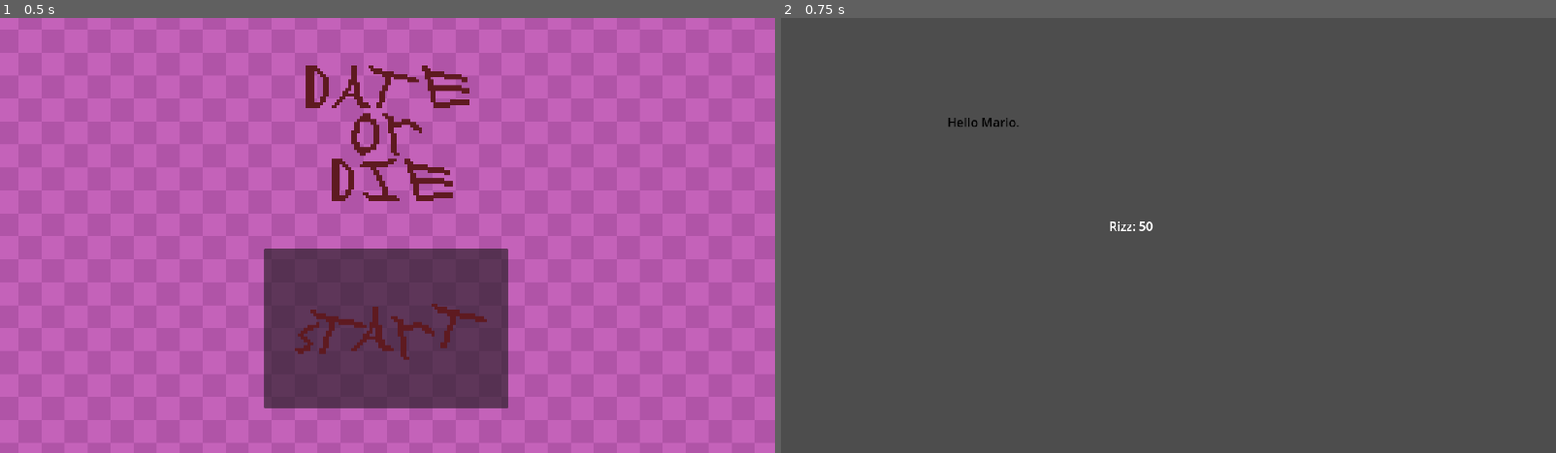
Above: before the commit, frames 1-2 (left to right).
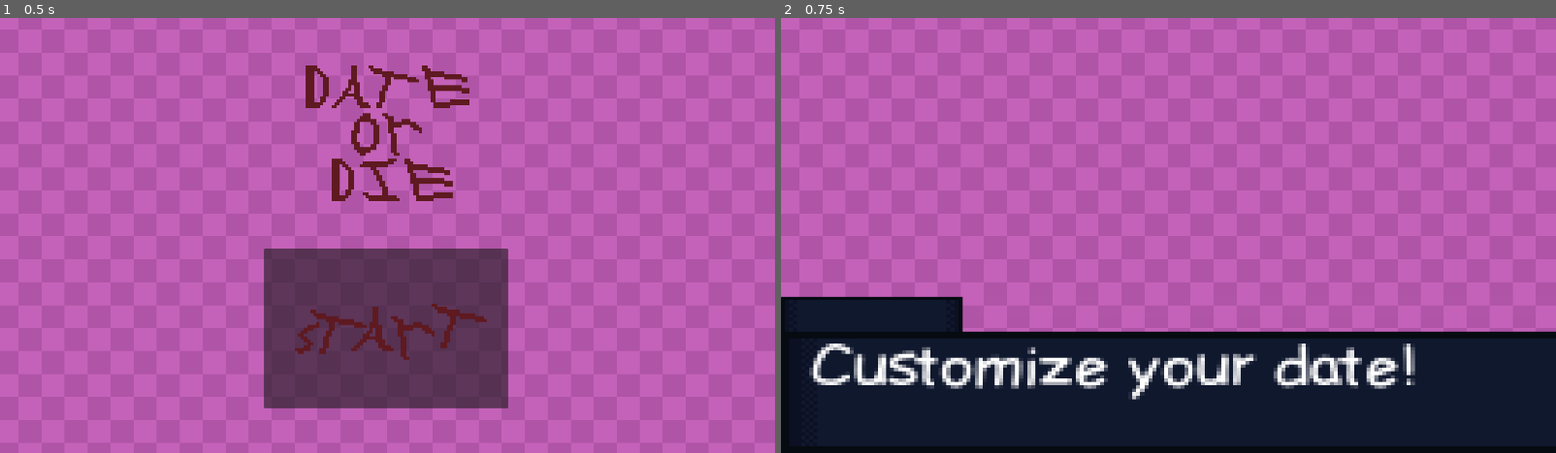
Above: after the commit, the same moments.

Repository: rose-thunder/gamejam
Game: Godot game, scene res://MainMenu.tscn
Same seed, same stepped clock (60 frames per second), same inputs: the game is played once before the commit and once after it.
Inputs (mouse positions are in pixels of both pictures, inside the frame that each line leads up to):
- Up to frame 1 (0.5 s): no input
- Up to frame 2 (0.75 s): click (1168, 326) at 0.5 s

Frame 1 is identical in both runs. In frame 2, 100% of the frame differs, in the area x 0-100%, y 0-100%.

Commit message:
added checkerboard pt 3, working on customization UI

Diff:
--- a/game jam/button.gd
+++ b/game jam/button.gd
@@ -13,5 +13,5 @@
 
 
 func _on_pressed() -> void:
-	get_tree().change_scene_to_file("res://scenes/typing.tscn")
+	get_tree().change_scene_to_file("res://characterCustomization.tscn")
 	pass # Replace with function body.
--- /dev/null
+++ b/game jam/characterCustomization.tscn
@@ -0,0 +1,26 @@
+[gd_scene load_steps=4 format=3 uid="uid://domreoxq45pp6"]
+
+[ext_resource type="Texture2D" uid="uid://b1uwps3hhchsm" path="res://assets/checkerboard2.png" id="1_dbu5o"]
+[ext_resource type="Texture2D" uid="uid://djof07jhc2vq1" path="res://assets/text box.png" id="2_l0wk0"]
+[ext_resource type="FontFile" uid="uid://30oag2tv4q1w" path="res://assets/ldfcomicsans-font/Ldfcomicsans-jj7l.ttf" id="3_nwldk"]
+
+[node name="Node2D" type="Node2D"]
+
+[node name="Background" type="Sprite2D" parent="."]
+position = Vector2(958, 542)
+scale = Vector2(1.5, 1.5)
+texture = ExtResource("1_dbu5o")
+
+[node name="textBox" type="Sprite2D" parent="."]
+position = Vector2(1200, 886)
+scale = Vector2(10, 8.64444)
+texture = ExtResource("2_l0wk0")
+
+[node name="Label" type="Label" parent="textBox"]
+offset_left = -112.4
+offset_top = -12.1
+offset_right = -72.4
+offset_bottom = 10.9
+theme_override_fonts/font = ExtResource("3_nwldk")
+theme_override_font_sizes/font_size = 0
+text = "Customize your date!"
Binary file added: game jam/assets/checkerboard3.png
Not shown, added: game jam/assets/ditheredArcade.jpg.import
Binary file added: game jam/assets/ldfcomicsans-font/Ldfcomicsans-jj7l.ttf
Not shown, added: game jam/assets/ldfcomicsans-font/Ldfcomicsans-jj7l.ttf.import
Binary file added: game jam/assets/ldfcomicsans-font/Ldfcomicsansbold-zgma.ttf
Not shown, added: game jam/assets/ldfcomicsans-font/Ldfcomicsansbold-zgma.ttf.import
Binary file added: game jam/assets/ldfcomicsans-font/Ldfcomicsanshairline-5PmL.ttf
Not shown, added: game jam/assets/ldfcomicsans-font/Ldfcomicsanshairline-5PmL.ttf.import
Binary file added: game jam/assets/ldfcomicsans-font/Ldfcomicsanslight-6dZo.ttf
Not shown, added: game jam/assets/ldfcomicsans-font/Ldfcomicsanslight-6dZo.ttf.import
Not shown, added: game jam/assets/ldfcomicsans-font/info.txt
